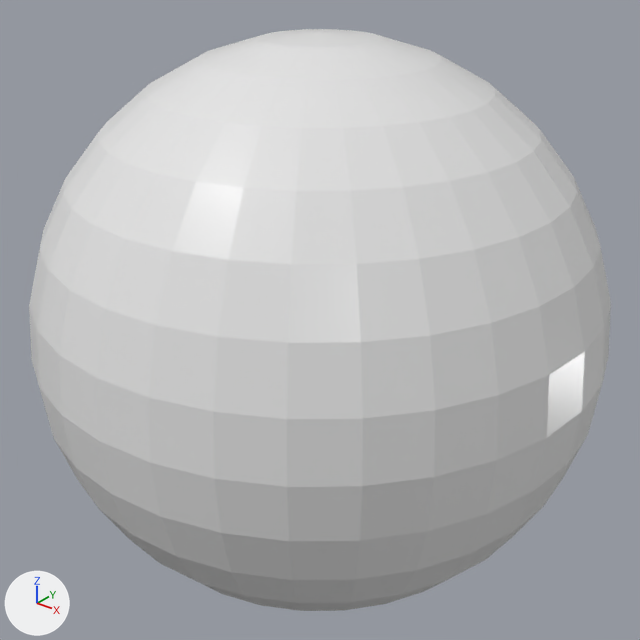
An edit to the OBJ model Resources/model/player.obj, drawn before and after from the same camera.
Before and after are seen from a 50 mm camera at (1.805, -2.255, 2.398) aimed at (0.0, 0.0, 1.0). The axes (+X, +Y, +Z) are drawn at lower left. The lights are the same throughout. Where no turn or scale is listed for an object, it has been applied to the vertices.

The older version as bpy lines, for what is in view:
```python
me_球 = bpy.data.meshes.new('球')
me_球.from_pydata(...)  # a UV sphere (32 segments, 16 rings, poles along z) spanning x -1.0..1.0, y -1.0..1.0, z 0.0..2.0
me_球.materials.append(mat_none)  # white #e7e7e7
ob_球 = bpy.data.objects.new('球', me_球)
ob_球.location = (0.0, 0.0, 0.0)
```
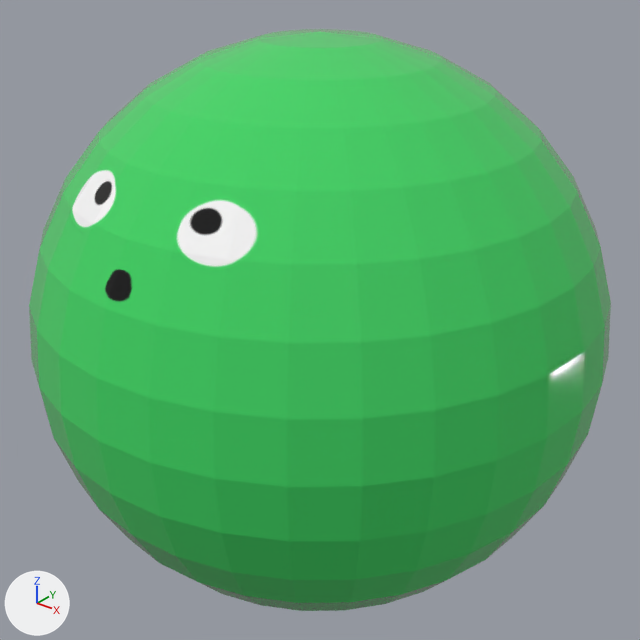
What changed in the scene script:
```text
Add img_player_body_png:
    img_player_body_png = load_image('player_body.png', '../texture/player_body.png', 1024, 1024, 'sRGB')
Add mat_material_002:
    mat_material_002 = principled_material('Material.002')
    mat_material_002.texture = img_player_body_png
    mat_material_002.roughness = 0.0513
Change me_球:
    where me_球.from_pydata(...)  # 482 vertices, 512 faces; spans x -1.0..1.0, y -1.0..1.0, z 0.0..2.0
    remove me_球.materials.append(mat_none)  # white #e7e7e7
    add me_球.materials.append(mat_material_002)  # picture img_player_body_png
```

Location of each change, (x1, y1, x2, y2) in pixels of the pictures (640 x 640 px):
'球', recoloured (white to green): (29, 29, 611, 611) in both
